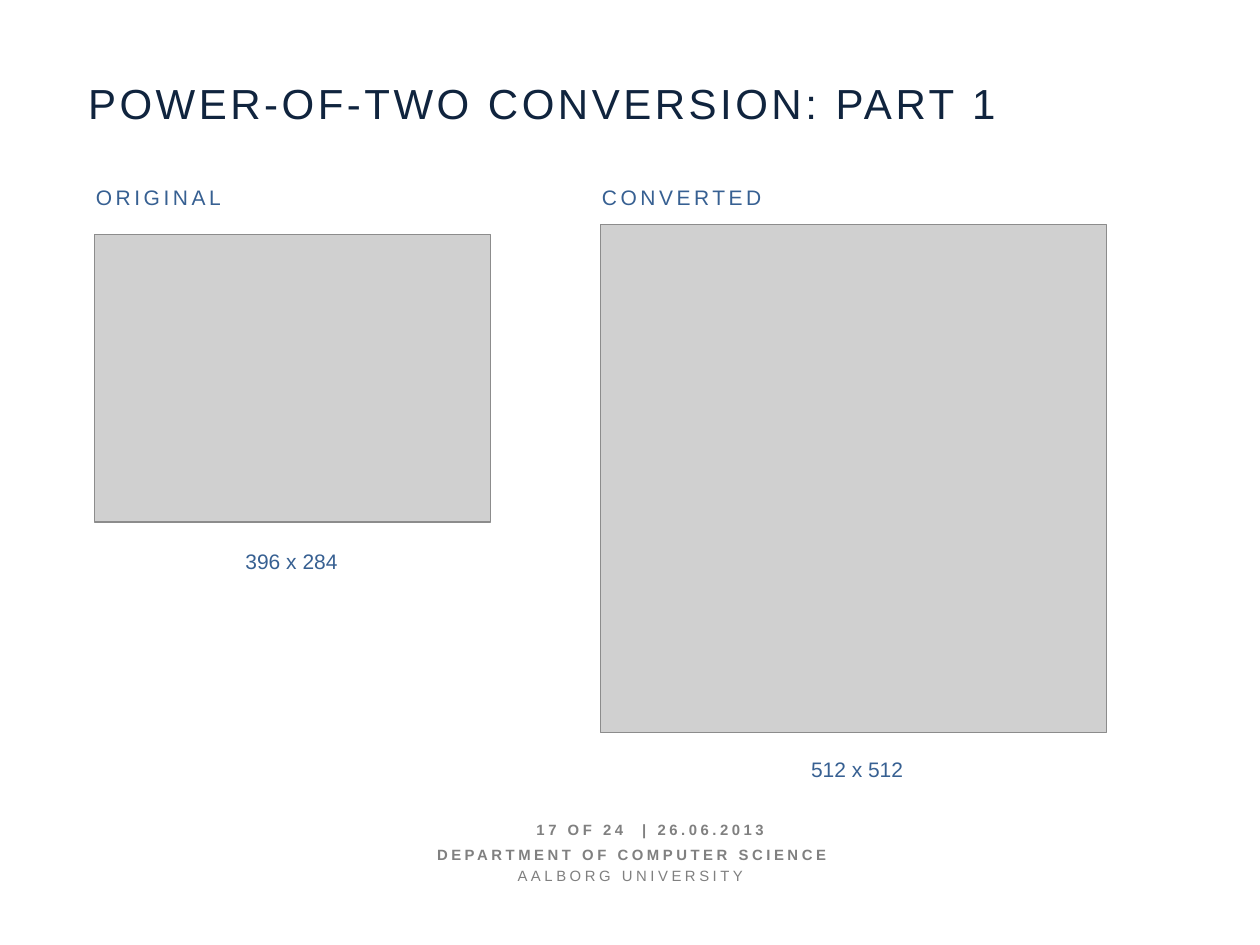
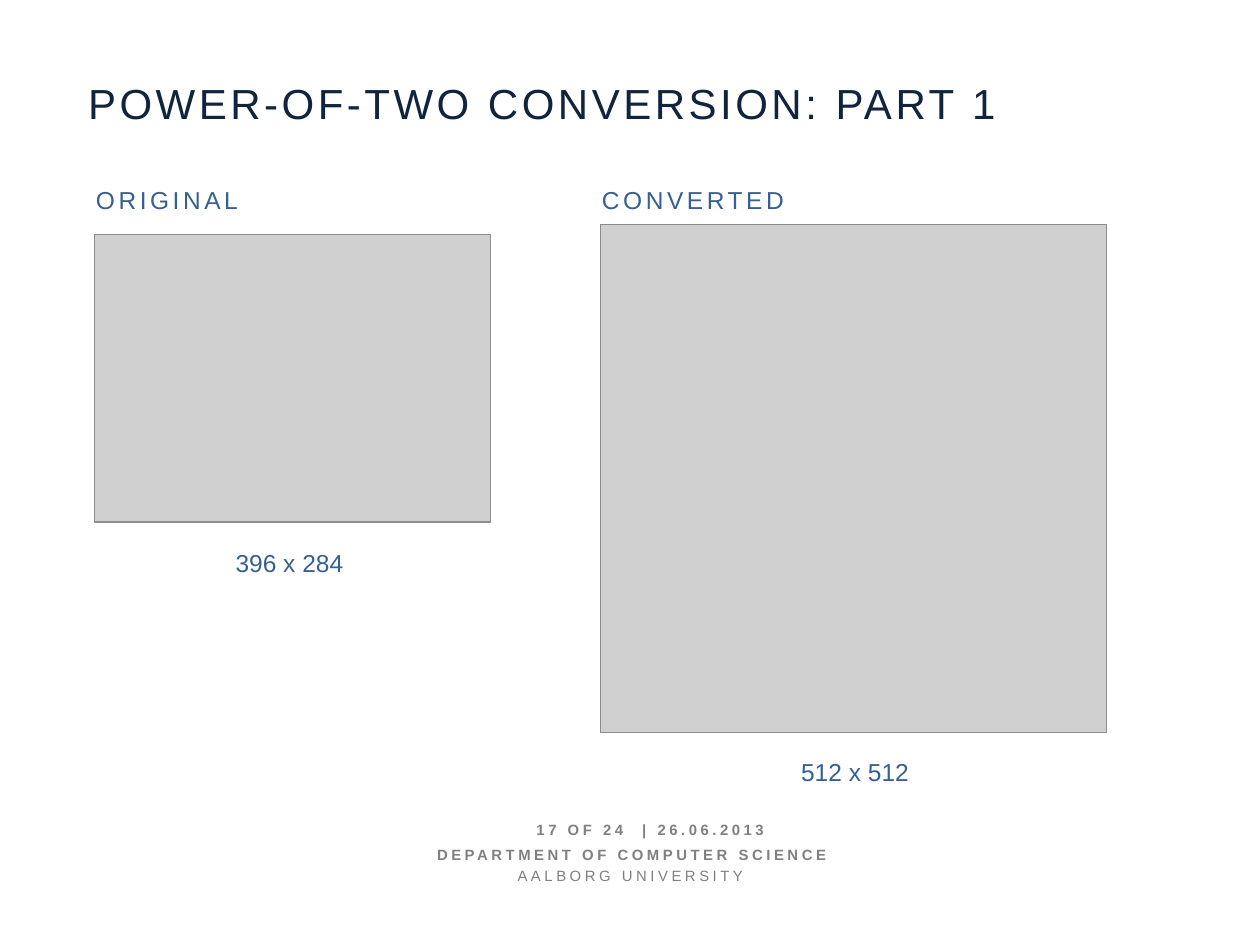
Before and after one commit to figa12/sw606f13, a slide deck: slide 17 of slides/main.pptx. Drawn at 1260x945 pixels with LibreOffice and Linux fonts; fonts in the diff are those of the drawing; grey boxes stand for pictures. Boxes give left, top, right and bottom in pixels: in the first picture for what was removed or moved away, otherwise in the second. Text is boxed around its words. In the diff, an @@ line names an element or a change of style, - is before the commit and + after.

Commit message:
større font

```diff
--- a/slides/main.pptx
+++ b/slides/main.pptx
@@ text "396 x 284": place and size @@
-text "396 x 284" at [245,554,338,569]
+text "396 x 284" at [236,555,343,573]
@@ size 12 to 14 pt in 4 elements at [96,192,238,210], [602,192,784,210], [236,555,343,573], [801,764,909,782] @@
@@ text "512 x 512": place and size @@
-text "512 x 512" at [811,762,903,777]
+text "512 x 512" at [801,764,909,782]
```
Also in this commit, not shown: 14 other slides changed.
